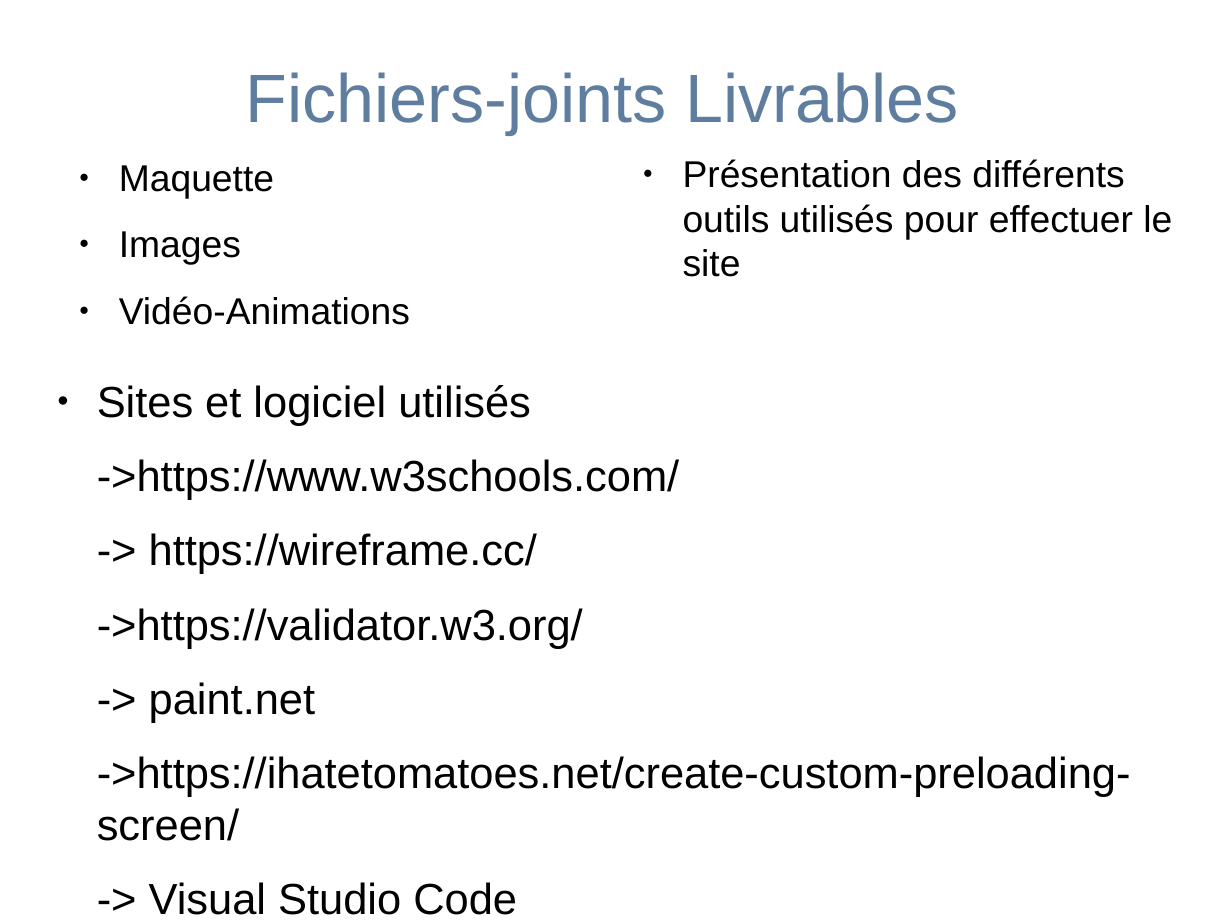
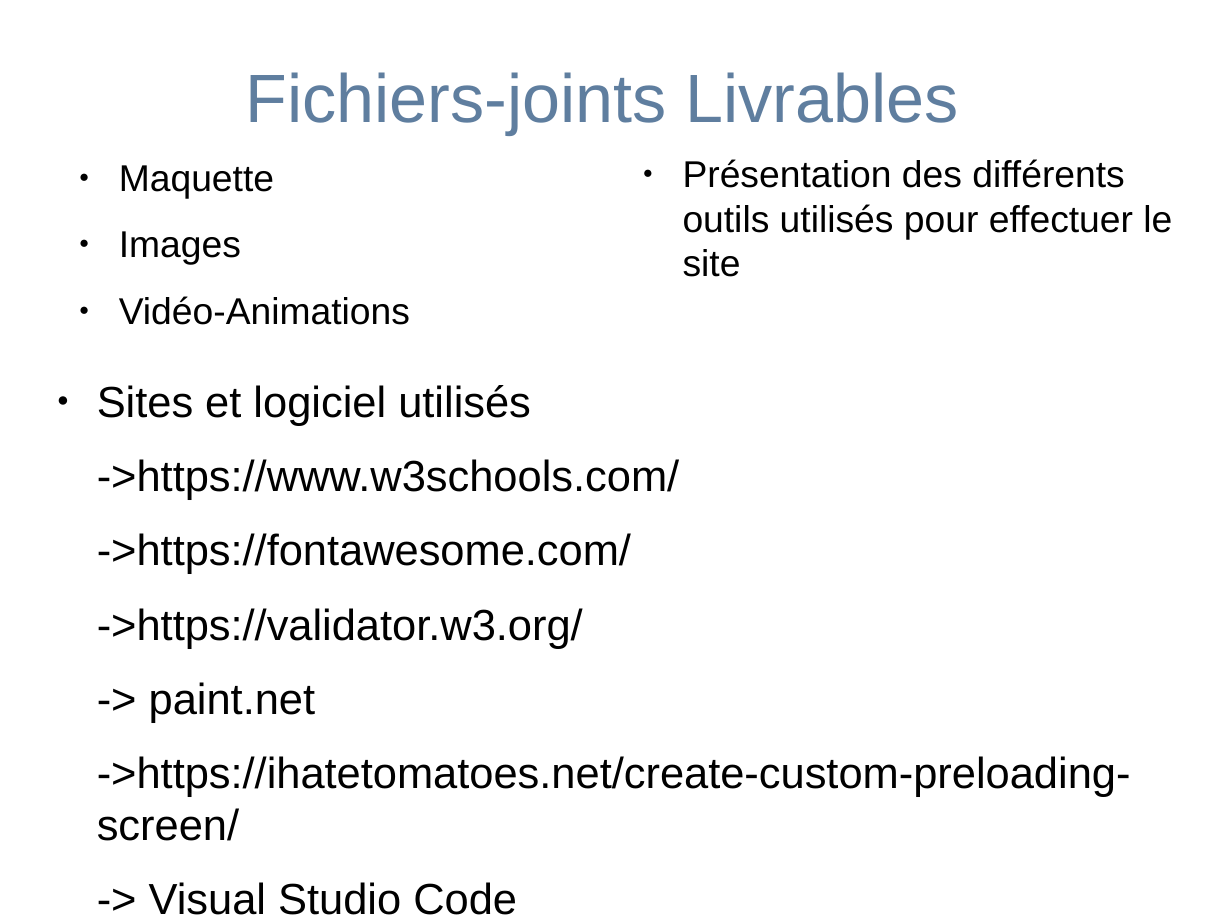
Before and after one commit to RavotCyril/-RavotCyril_3_01032021, a slide deck: slide 10 of P3_01_Présentation.docx.odp (slide 11 before the commit). Drawn at 1232x924 pixels with LibreOffice and Linux fonts; fonts in the diff are those of the drawing. Boxes give left, top, right and bottom in pixels: in the first picture for what was removed or moved away, otherwise in the second. Text is boxed around its words. In the diff, an @@ line names an element or a change of style, - is before the commit and + after.

```diff
--- a/P3_01_Présentation.docx.odp
+++ b/P3_01_Présentation.docx.odp
@@ text at (97,533,631,574): text changed @@
--> https://wireframe.cc/
+->https://fontawesome.com/
```
Also in this commit, not shown: 3 other slides changed, 1 slide removed, 8 other files.
